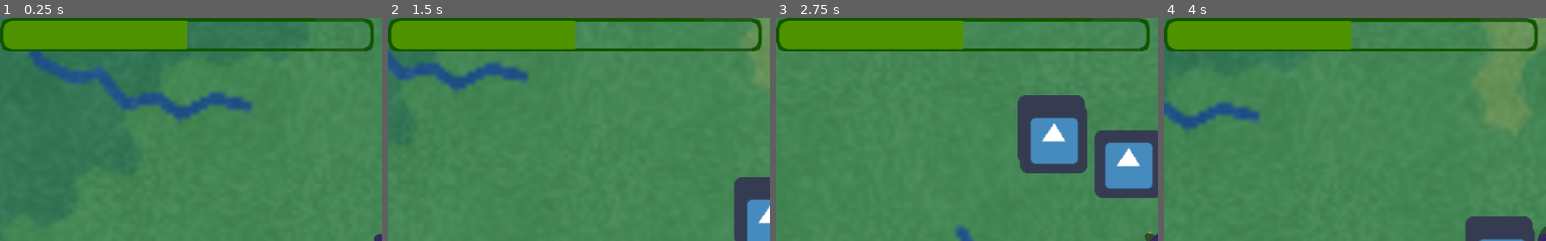
Above: before the commit, frames 1-4 (left to right).
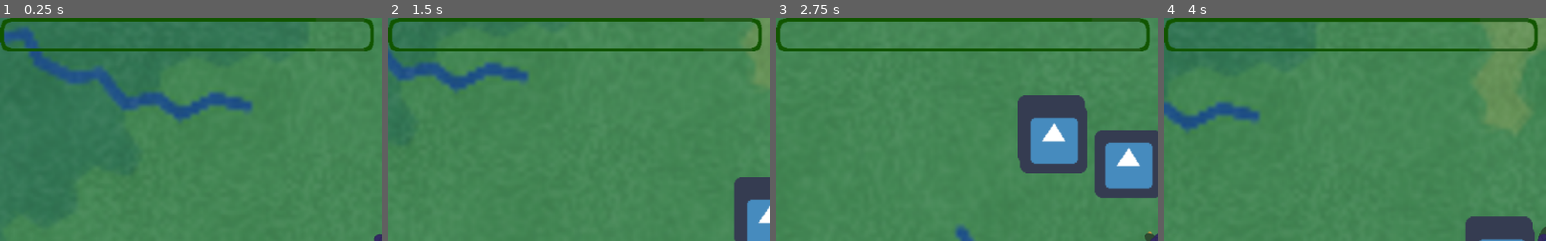
Above: after the commit, the same moments.

Repository: 32BitFlame/capstone-2019
Game: Godot game, scene res://TestRoom.tscn
The game is run twice, just before and just after one commit, with the same random seed, the same clock (stepped at 60 frames per second) and the same inputs. The engine's default icon, where the game draws it, is replaced by a stand-in: a white triangle on a blue panel in a dark square.
Inputs (mouse positions are % of the whole screen's width and height, from its top left):
- Up to frame 1 (0.25 s): no input
- Up to frame 2 (1.5 s): tap Enter (ui_accept) at 0.5, 0.77 s; move the mouse to (72, 45) at 0.52 s; press the mouse at (72, 45) at 0.53 s; hold D (ui_right) 0.53-1.28 s; move the mouse to (30, 55) at 1.27 s; release the mouse at (30, 55) at 1.28 s; hold S (ui_down) from 1.28 s (still down); tap E (get_weapon) at 1.35 s
- Up to frame 3 (2.75 s): tap Enter (ui_accept) at 1.52 s; move the mouse to (60, 28) at 2.02 s; release S (ui_down) at 2.03 s; hold D (ui_right) from 2.03 s (still down); right-click (60, 28) at 2.1 s
- Up to frame 4 (4 s): move the mouse to (45, 70) at 2.77 s; release D (ui_right) at 2.78 s; hold W (ui_up) 2.78-3.53 s; tap Shift (sprint) at 2.85 s; tap Enter (ui_accept) at 3.02, 3.77 s; move the mouse to (80, 65) at 3.52 s; press the mouse at (80, 65) at 3.53 s; hold A (ui_left) from 3.53 s (still down)
The pictures show only the part of the screen within x 0-50%, y 0-50%; the shares and areas given below are measured in that part.

The runs differ from the first frame. In frame 1, 6.1% of the frame differs, in the area x 0-49%, y 1-15%; in frame 2, 6.1%; in frame 3, 6.1%; in frame 4, 6.1%.

Commit message:
Got a small bit more of work with bullet and tried to fix some issues

Diff:
--- a/objects/player.gd
+++ b/objects/player.gd
@@ -116,7 +116,6 @@
 	add_child(starterGun)
 
 func _ready():
-	healthbar = get_parent().get_node("MarginContainer/TextureProgress")
 	add_weapon(starterGun)
 	for child in get_children():
 		if(child is Sprite):
@@ -186,7 +185,8 @@
 		get_parent().add_child(weapon_drop)
 
 	if Input.is_action_just_pressed("debug_damage1"):
-		health -= 1
+		print("Damage");
+		damage(3);
 	#Checks for button presses and sets movement vector accordingly
 	move_vector_normalized.x += _castBoolToInt(Input.is_action_pressed("ui_right"))
 	move_vector_normalized.x -= _castBoolToInt(Input.is_action_pressed("ui_left"))
@@ -209,8 +209,10 @@
 		draw_line(position, get_global_mouse_position(), Color.red, 100000000000000000, true)
 
 func damage(amount: float):
+	print("Damage")
 	health -= amount
 	print(amount);
+	print("Health" + String(health))
 	if(health < 0.1):
 		emit_signal("gameover") # Emits gameover signal to be recieved by any listening objects
 		print("Gameover")
--- a/plr_gui.gd
+++ b/plr_gui.gd
@@ -1,3 +1,5 @@
 extends MarginContainer
+onready var plr = get_parent().get_node("Player");
 func _physics_process(delta):
-	rect_position = Vector2(get_parent().get_node("Player").position.x - (get_viewport().size.x / 2), get_parent().get_node("Player").position.y - (get_viewport().size.y / 2))
+	rect_position = Vector2(plr.position.x - (get_viewport().size.x / 2), plr.position.y - (get_viewport().size.y / 2))
+	$Healthbar.set_value(plr.health);
--- a/starterGun_bullet.gd
+++ b/starterGun_bullet.gd
@@ -3,6 +3,7 @@
 var velocityVector;
 var started = false;
 var damage = 3;
+var origin = null;
 func StartMovement(x,y,tx, ty):
 	started = true
 	self.position = Vector2(x,y);
@@ -15,5 +16,5 @@
 	move_and_collide(velocityVector)
 
 func _on_Area2D_body_entered(body):
-	if(body.has_method("damage")):
+	if(body.has_method("damage") && body):
 		body.damage(damage);
